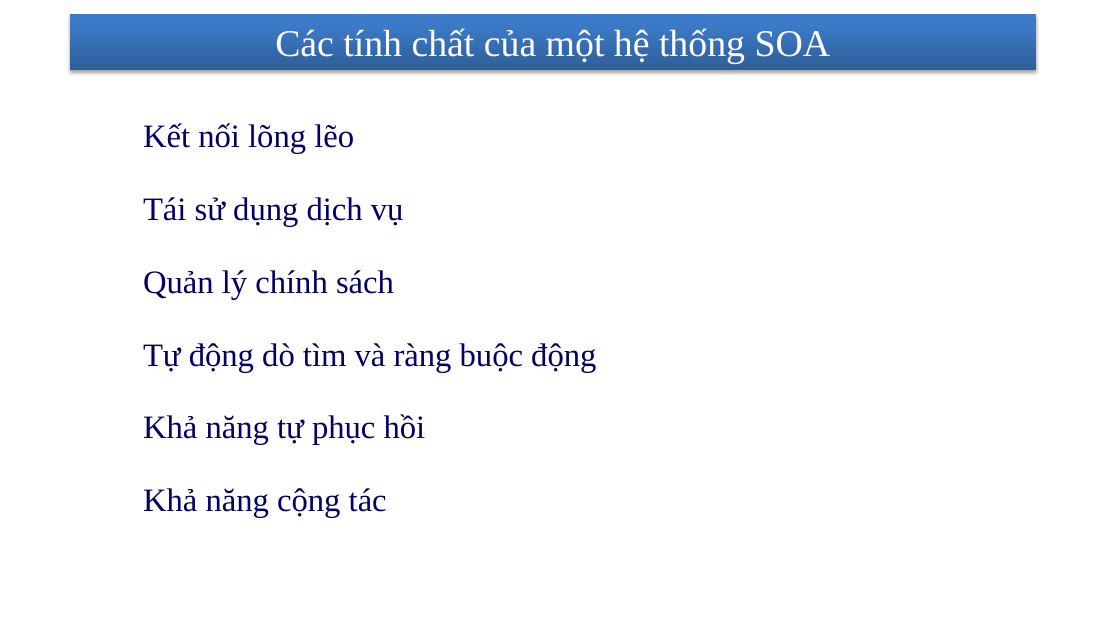
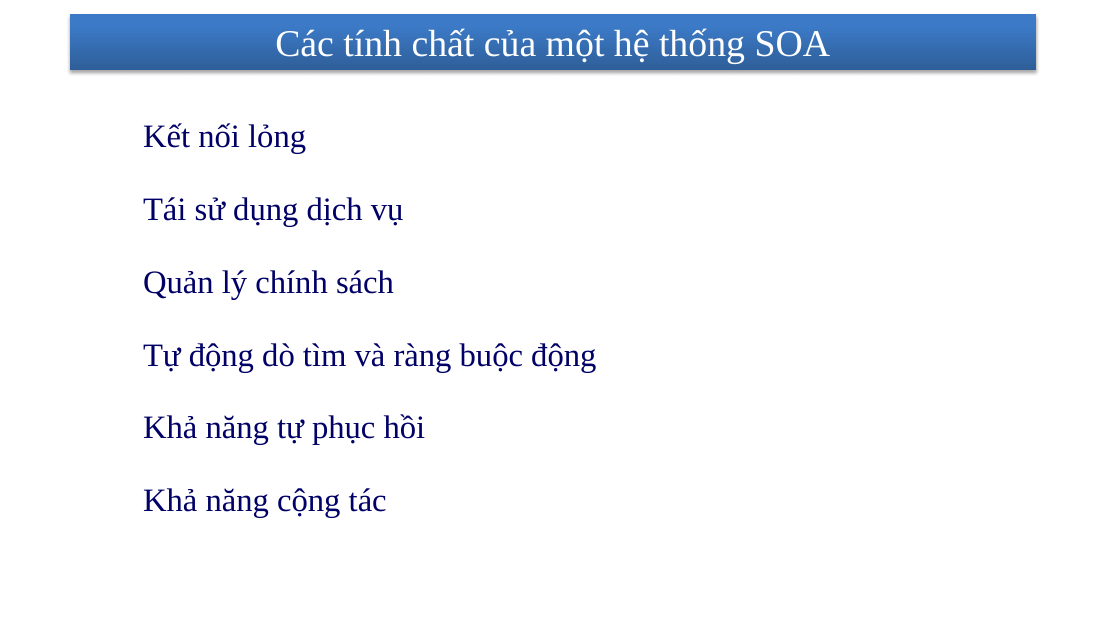
Before and after one commit to nhanhnt/LUANVAN, a slide deck: slide 17 of WORD/luanvan_nhanhnt_ver4.pptx (slide 18 before the commit). Drawn at 1120x630 pixels with LibreOffice and Linux fonts; fonts in the diff are those of the drawing; background and template pictures are left out. Boxes give left, top, right and bottom in pixels: in the first picture for what was removed or moved away, otherwise in the second. Text is boxed around its words. In the diff, an @@ line names an element or a change of style, - is before the commit and + after.

```diff
--- a/WORD/luanvan_nhanhnt_ver4.pptx
+++ b/WORD/luanvan_nhanhnt_ver4.pptx
@@ text at <box>143,123,306,153</box>: text changed @@
-    Kết nối lõng lẽo
+    Kết nối lỏng
```
Also in this commit, not shown: 7 other slides changed, 3 slides removed, 9 other files.
